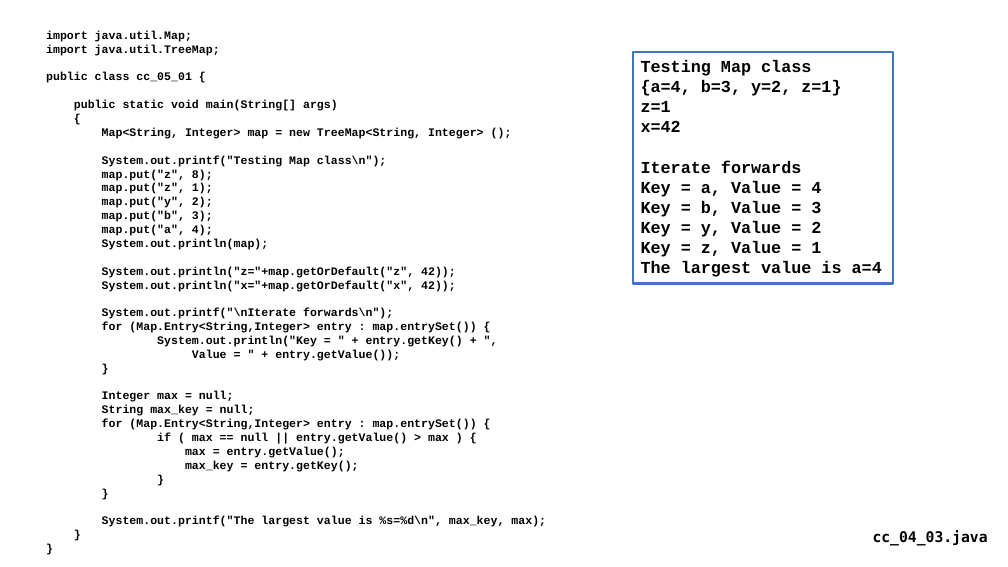
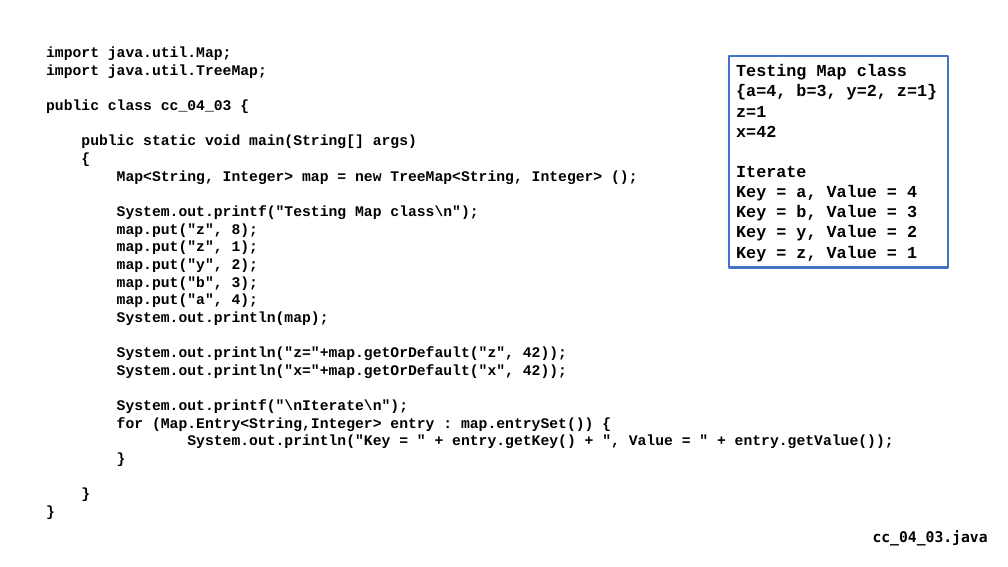
Before and after one commit to csev/cc4e, a slide deck: slide 22 of lectures/CC-04-Maps.pptx. Drawn at 1008x567 pixels with LibreOffice and Linux fonts; fonts in the diff are those of the drawing. Boxes give left, top, right and bottom in pixels: in the first picture for what was removed or moved away, otherwise in the second. Text is boxed around its words. In the diff, an @@ line names an element or a change of style, - is before the commit and + after.

```diff
--- a/lectures/CC-04-Maps.pptx
+++ b/lectures/CC-04-Maps.pptx
@@ text at (46,46,894,448): paragraph removed @@
-}
@@ text "import java.util.Map;": place and size @@
-text "import java.util.Map;" at (46,31,546,527)
+text "import java.util.Map;" at (46,46,894,448)
@@ text at (46,46,603,431): size 11 to 14 pt in "import java.util.Map;", "import java.util.TreeMap;", "public static void main(String[] args)", "{" and 14 more places @@
@@ rectangle "Testing Map class": place and size @@
-rectangle "Testing Map class" at (634,52,894,284)
+rectangle "Testing Map class" at (729,56,948,267)
@@ text at (46,99,232,113): text changed; size 11 to 14 pt @@
-public class cc_05_01 {
+public class cc_04_03 {
@@ text in rectangle at (736,165,806,177): text changed @@
-Iterate forwards
+Iterate
@@ text in rectangle at (641,261,882,277): paragraph removed @@
-The largest value is a=4
@@ text at (117,399,408,413): text changed; size 11 to 14 pt @@
-System.out.printf("\nIterate forwards\n");
+System.out.printf("\nIterate\n");
@@ text at (187,435,894,448): text changed; size 11 to 14 pt @@
-System.out.println("Key = " + entry.getKey() + ",
-Value = " + entry.getValue());
-}
-Integer max = null;
-String max_key = null;
-for (Map.Entry<String,Integer> entry : map.entrySet()) {
-if ( max == null || entry.getValue() > max ) {
-max = entry.getValue();
-max_key = entry.getKey();
+System.out.println("Key = " + entry.getKey() + ", Value = " + entry.getValue());
@@ text at (102,516,546,527): paragraph removed @@
-System.out.printf("The largest value is %s=%d\n", max_key, max);
```
Also in this commit, not shown: 3 other slides changed, 1 slide removed, 5 other files.
